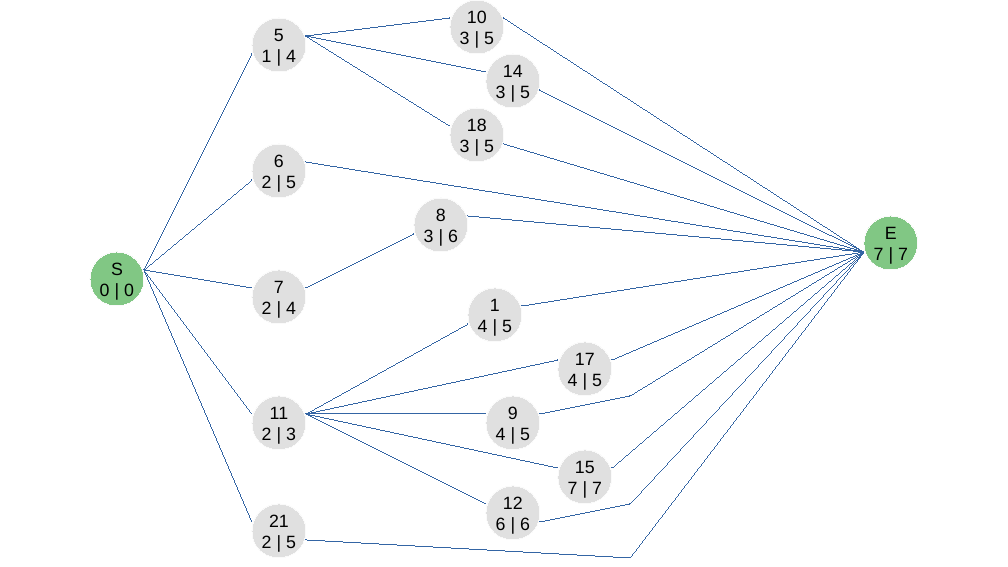
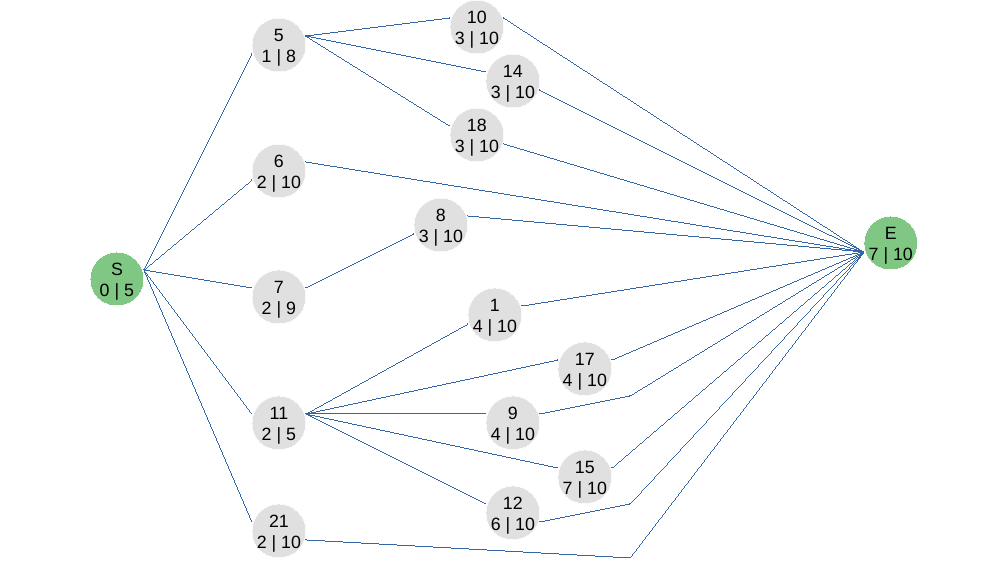
Before and after one commit to Meplos/cdp-td, a slide deck: slide 1 of PERT.odp. Drawn at 1008x567 pixels with LibreOffice and Linux fonts; fonts in the diff are those of the drawing. Boxes give left, top, right and bottom in pixels: in the first picture for what was removed or moved away, otherwise in the second. Text is boxed around its words. In the diff, an @@ line names an element or a change of style, - is before the commit and + after.

```diff
--- a/PERT.odp
+++ b/PERT.odp
@@ text in ellipse at (x1=262, y1=49, x2=296, y2=62): text changed @@
-1 | 4
+1 | 8
@@ text in ellipse at (x1=455, y1=31, x2=499, y2=44): text changed @@
-3 | 5
+3 | 10
@@ text in ellipse at (x1=491, y1=85, x2=535, y2=98): text changed @@
-3 | 5
+3 | 10
@@ text in ellipse at (x1=455, y1=139, x2=499, y2=152): text changed @@
-3 | 5
+3 | 10
@@ text in ellipse at (x1=257, y1=175, x2=301, y2=188): text changed @@
-2 | 5
+2 | 10
@@ text in ellipse at (x1=419, y1=229, x2=463, y2=242): text changed @@
-3 | 6
+3 | 10
@@ text in ellipse at (x1=869, y1=247, x2=913, y2=265): text changed @@
-7 | 7
+7 | 10
@@ text in ellipse at (x1=100, y1=283, x2=134, y2=301): text changed @@
-0 | 0
+0 | 5
@@ text in ellipse at (x1=262, y1=301, x2=296, y2=314): text changed @@
-2 | 4
+2 | 9
@@ text in ellipse at (x1=473, y1=319, x2=517, y2=332): text changed @@
-4 | 5
+4 | 10
@@ text in ellipse at (x1=563, y1=373, x2=607, y2=386): text changed @@
-4 | 5
+4 | 10
@@ text in ellipse at (x1=262, y1=427, x2=296, y2=440): text changed @@
-2 | 3
+2 | 5
@@ text in ellipse at (x1=491, y1=427, x2=535, y2=440): text changed @@
-4 | 5
+4 | 10
@@ text in ellipse at (x1=563, y1=481, x2=607, y2=494): text changed @@
-7 | 7
+7 | 10
@@ text in ellipse at (x1=257, y1=535, x2=301, y2=548): text changed @@
-2 | 5
+2 | 10
@@ text in ellipse at (x1=491, y1=517, x2=535, y2=530): text changed @@
-6 | 6
+6 | 10
```
Also in this commit, not shown: 2 other slides changed.
